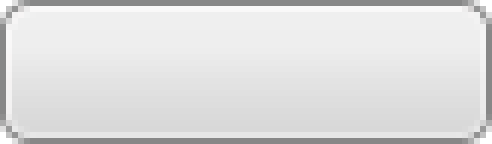
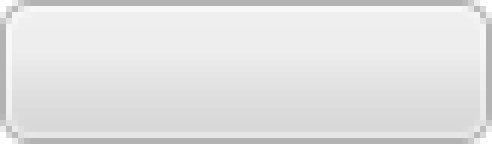
Layers edited between the first and the second 492 x 144 image:
pixels changed over <box>0,0,492,144</box> (layer not identified)
